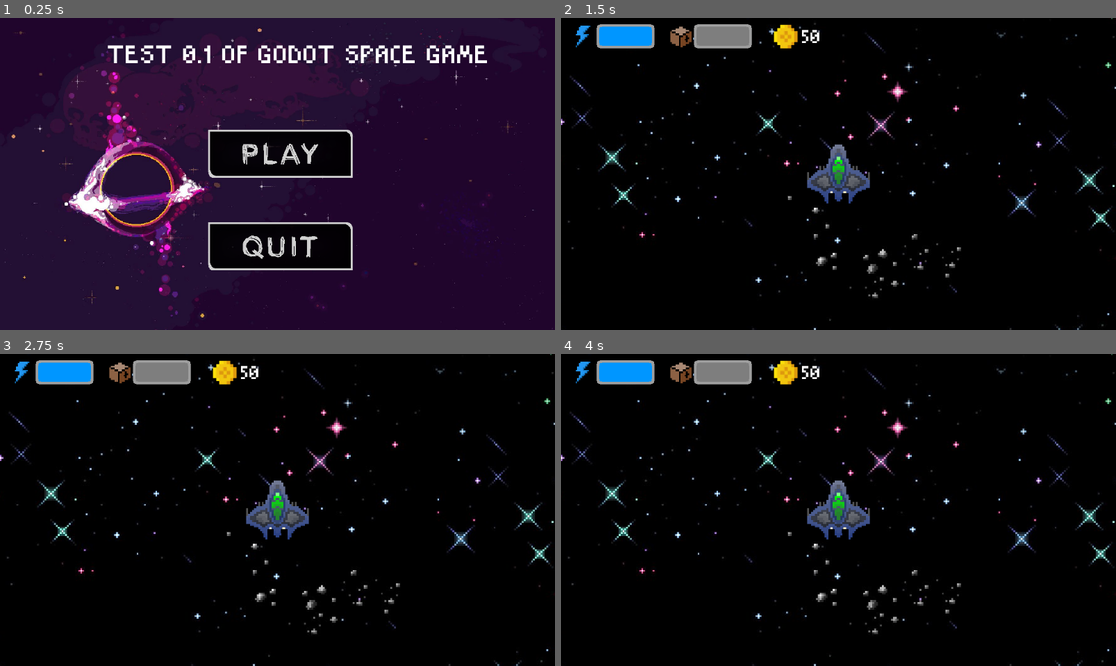
Above: before the commit, frames 1-4 (two rows, left to right).
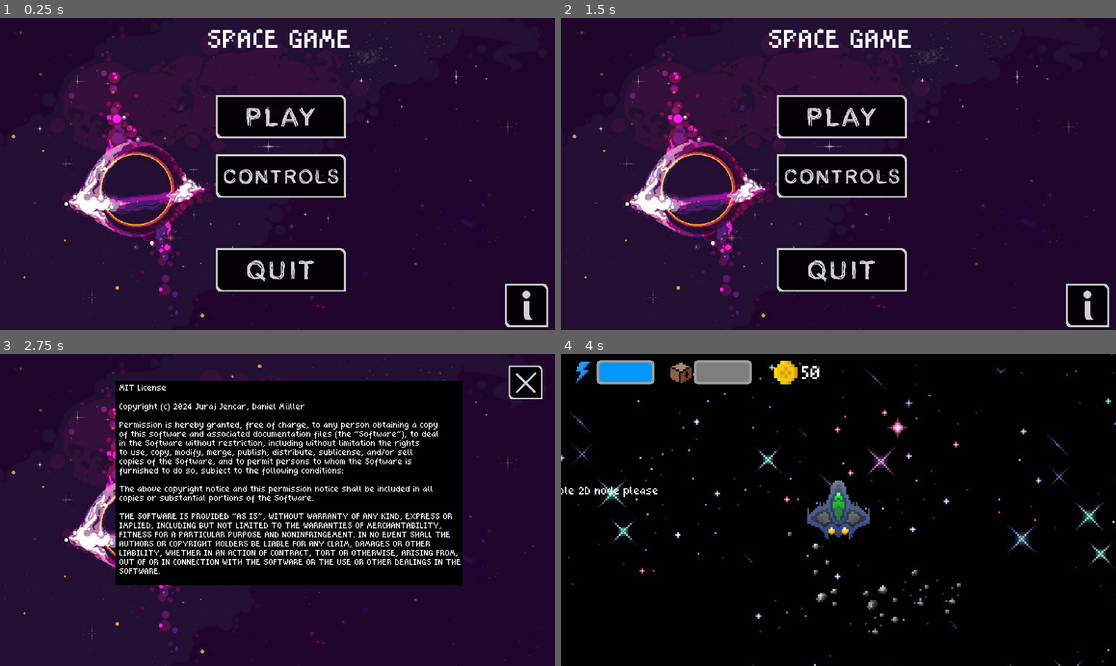
Above: after the commit, the same moments.

Repository: George-Doge/Space_game_godot
Game: Godot game, scene res://scenes/menu.tscn
Same seed, same stepped clock (60 frames per second), same inputs: the game is played once before the commit and once after it.
Inputs (mouse positions are in pixels of both pictures, inside the frame that each line leads up to):
- Up to frame 1 (0.25 s): no input
- Up to frame 2 (1.5 s): click (844, 177) at 0.52 s; click (1088, 46) at 1.27 s
- Up to frame 3 (2.75 s): click (527, 641) at 2.02 s
- Up to frame 4 (4 s): click (1088, 382) at 2.77 s; click (844, 453) at 3.52 s

The runs differ from the first frame. In frame 1, 15% of the frame differs, in the area x 19-99%, y 3-100%; in frame 2, 93%, in the area x 0-100%, y 0-100%; in frame 3, 68%; in frame 4, 0.2%.

Commit message:
added main menu

Diff:
--- a/project.godot
+++ b/project.godot
@@ -10,7 +10,7 @@
 
 [application]
 
-config/name="Space_game"
+config/name="Space Game"
 run/main_scene="res://scenes/menu.tscn"
 config/features=PackedStringArray("4.3", "Mobile")
 config/icon="res://icon.svg"
--- a/scenes/game.tscn
+++ b/scenes/game.tscn
@@ -35,38 +35,9 @@
 position_smoothing_enabled = true
 metadata/_edit_lock_ = true
 
-[node name="Label" type="Label" parent="."]
-anchors_preset = 9
-anchor_bottom = 1.0
-offset_left = 12.0
-offset_top = 13.0
-offset_right = 806.0
-offset_bottom = 280.0
-grow_vertical = 2
-theme_override_fonts/font = ExtResource("3_vi1va")
-theme_override_font_sizes/font_size = 50
-text = "TEST 0.1 OF GODOT SPACE GAME
-ESC
-F5/F9
-Movement:
-WASD
-"
-
 [node name="GameManager" type="Node" parent="."]
 unique_name_in_owner = true
 script = ExtResource("4_ddsvd")
-
-[node name="Station" parent="." instance=ExtResource("5_lovqj")]
-position = Vector2(296, 496)
-
-[node name="Asteroid" parent="." instance=ExtResource("6_ywbp5")]
-position = Vector2(336, 264)
-
-[node name="Debris" parent="." instance=ExtResource("7_ita1m")]
-position = Vector2(232, 264)
-
-[node name="Laser" parent="." instance=ExtResource("8_pbr08")]
-position = Vector2(416, 272)
 
 [node name="WorldBorder" type="StaticBody2D" parent="."]
 
@@ -88,6 +59,28 @@
 
 [node name="Player_UI" parent="." instance=ExtResource("9_ahu8o")]
 
+[node name="Showcase" type="Node2D" parent="."]
+
+[node name="Station" parent="Showcase" instance=ExtResource("5_lovqj")]
+position = Vector2(296, 496)
+
+[node name="Asteroid" parent="Showcase" instance=ExtResource("6_ywbp5")]
+position = Vector2(336, 264)
+
+[node name="Debris" parent="Showcase" instance=ExtResource("7_ita1m")]
+position = Vector2(232, 264)
+
+[node name="Laser" parent="Showcase" instance=ExtResource("8_pbr08")]
+position = Vector2(416, 272)
+
+[node name="Label" type="Label" parent="Showcase"]
+offset_left = 80.0
+offset_top = 363.0
+offset_right = 558.0
+offset_bottom = 386.0
+theme_override_fonts/font = ExtResource("3_vi1va")
+text = "Objects Showcase, after port delete the whole 2D node please"
+
 [connection signal="credits_change" from="Ship" to="Player_UI" method="_on_ship_credits_change"]
 [connection signal="energy_change" from="Ship" to="Player_UI" method="_on_ship_energy_change"]
 [connection signal="storage_change" from="Ship" to="Player_UI" method="_on_ship_storage_change"]
--- a/scenes/menu.tscn
+++ b/scenes/menu.tscn
@@ -1,12 +1,18 @@
-[gd_scene load_steps=6 format=3 uid="uid://c2i1wyvqwowi4"]
+[gd_scene load_steps=8 format=3 uid="uid://c2i1wyvqwowi4"]
 
 [ext_resource type="Texture2D" uid="uid://b7f1omsoymkjj" path="res://assets/buttons/PlayButton.png" id="1_1jco3"]
 [ext_resource type="Script" path="res://scripts/menu.gd" id="1_6jlu4"]
 [ext_resource type="Texture2D" uid="uid://cye805qgji25w" path="res://assets/background/black_hole.png" id="2_2qkpe"]
 [ext_resource type="Texture2D" uid="uid://cm8seqj8wc4tj" path="res://assets/buttons/QuitButton.png" id="4_wuoru"]
+[ext_resource type="Texture2D" uid="uid://i66wqje46cnu" path="res://assets/buttons/ControlsButton.png" id="5_4ek2t"]
 [ext_resource type="FontFile" uid="uid://c4c7awnpvvdux" path="res://assets/fonts/quaver.ttf" id="5_hfo6y"]
+[ext_resource type="Texture2D" uid="uid://cxnki5nt2d1ch" path="res://assets/buttons/InfoSquareButton.png" id="6_mui1m"]
 
-[node name="Menu" type="Node2D"]
+[node name="Control" type="Control"]
+layout_mode = 3
+anchors_preset = 0
+offset_right = 40.0
+offset_bottom = 40.0
 script = ExtResource("1_6jlu4")
 
 [node name="Sprite2D" type="Sprite2D" parent="."]
@@ -14,33 +20,63 @@
 scale = Vector2(0.601042, 0.6)
 texture = ExtResource("2_2qkpe")
 
-[node name="PlayButton" type="TextureButton" parent="."]
-offset_left = 432.0
-offset_top = 232.0
-offset_right = 1032.0
-offset_bottom = 432.0
-scale = Vector2(0.5, 0.5)
+[node name="VBoxContainer" type="VBoxContainer" parent="."]
+layout_mode = 0
+offset_left = 448.0
+offset_top = 160.0
+offset_right = 1048.0
+offset_bottom = 1067.0
+scale = Vector2(0.45, 0.45)
+
+[node name="PlayButton" type="TextureButton" parent="VBoxContainer"]
+layout_mode = 2
+size_flags_vertical = 3
+tooltip_text = "Play the game!"
 texture_normal = ExtResource("1_1jco3")
 
-[node name="QuitButton" type="TextureButton" parent="."]
-offset_left = 432.0
-offset_top = 424.0
-offset_right = 1032.0
-offset_bottom = 624.0
-scale = Vector2(0.5, 0.5)
+[node name="ControlsButton" type="TextureButton" parent="VBoxContainer"]
+layout_mode = 2
+size_flags_vertical = 10
+size_flags_stretch_ratio = 1.2
+tooltip_text = "Shows controls"
+texture_normal = ExtResource("5_4ek2t")
+
+[node name="QuitButton" type="TextureButton" parent="VBoxContainer"]
+layout_mode = 2
+size_flags_vertical = 10
+size_flags_stretch_ratio = 2.0
+tooltip_text = "Quits Game"
 texture_normal = ExtResource("4_wuoru")
 
 [node name="Label" type="Label" parent="."]
+layout_mode = 1
 anchors_preset = 9
 anchor_bottom = 1.0
-offset_left = 224.0
-offset_top = 56.0
-offset_right = 1018.0
-offset_bottom = 269.0
+offset_left = 432.0
+offset_top = 24.0
+offset_right = 738.0
+offset_bottom = 90.0
 grow_vertical = 2
 theme_override_fonts/font = ExtResource("5_hfo6y")
 theme_override_font_sizes/font_size = 50
-text = "TEST 0.1 OF GODOT SPACE GAME"
+text = "SPACE GAME"
 
-[connection signal="pressed" from="PlayButton" to="." method="_on_play_button_pressed"]
-[connection signal="pressed" from="QuitButton" to="." method="_on_quit_button_pressed"]
+[node name="LicenseButton" type="TextureButton" parent="."]
+layout_mode = 0
+offset_left = 1048.0
+offset_top = 552.0
+offset_right = 1248.0
+offset_bottom = 752.0
+scale = Vector2(0.45, 0.45)
+tooltip_text = "License"
+texture_normal = ExtResource("6_mui1m")
+
+[node name="Container" type="Container" parent="."]
+layout_mode = 0
+offset_right = 40.0
+offset_bottom = 40.0
+
+[connection signal="pressed" from="VBoxContainer/PlayButton" to="." method="_on_play_button_pressed"]
+[connection signal="pressed" from="VBoxContainer/ControlsButton" to="." method="_on_controls_button_pressed"]
+[connection signal="pressed" from="VBoxContainer/QuitButton" to="." method="_on_quit_button_pressed"]
+[connection signal="pressed" from="LicenseButton" to="." method="_on_texture_button_pressed"]
--- /dev/null
+++ b/scenes/menu_scenes/controls.tscn
@@ -0,0 +1,53 @@
+[gd_scene load_steps=5 format=3 uid="uid://ks3awb1omhsg"]
+
+[ext_resource type="Script" path="res://scripts/controls.gd" id="1_khnuw"]
+[ext_resource type="Texture2D" uid="uid://cye805qgji25w" path="res://assets/background/black_hole.png" id="2_0tix3"]
+[ext_resource type="Texture2D" uid="uid://carvndjmg83op" path="res://assets/buttons/XSquareButton.png" id="3_vqgl6"]
+[ext_resource type="FontFile" uid="uid://c4c7awnpvvdux" path="res://assets/fonts/quaver.ttf" id="4_xagut"]
+
+[node name="Controls" type="Control"]
+layout_mode = 3
+anchors_preset = 15
+anchor_right = 1.0
+anchor_bottom = 1.0
+grow_horizontal = 2
+grow_vertical = 2
+script = ExtResource("1_khnuw")
+
+[node name="Sprite2D" type="Sprite2D" parent="."]
+position = Vector2(575, 324)
+scale = Vector2(0.601042, 0.6)
+texture = ExtResource("2_0tix3")
+
+[node name="ColorRect" type="ColorRect" parent="."]
+offset_left = 464.0
+offset_top = 168.0
+offset_right = 720.0
+offset_bottom = 328.0
+color = Color(0, 0, 0, 1)
+
+[node name="Label" type="Label" parent="ColorRect"]
+offset_left = 16.0
+offset_top = 8.0
+offset_right = 238.0
+offset_bottom = 152.0
+theme_override_fonts/font = ExtResource("4_xagut")
+text = "CONTROLS
+
+WASD - MOVEMENT
+Mouse-direction
+Right Button - Shoot
+E - Interact
+F5/F9-save/load"
+horizontal_alignment = 1
+
+[node name="TextureButton" type="TextureButton" parent="."]
+offset_left = 1056.0
+offset_top = 24.0
+offset_right = 1256.0
+offset_bottom = 224.0
+scale = Vector2(0.35, 0.35)
+tooltip_text = "Return to menu"
+texture_normal = ExtResource("3_vqgl6")
+
+[connection signal="pressed" from="TextureButton" to="." method="_on_texture_button_pressed"]
--- /dev/null
+++ b/scenes/menu_scenes/license.tscn
@@ -0,0 +1,69 @@
+[gd_scene load_steps=5 format=3 uid="uid://bplq5gvfupcsw"]
+
+[ext_resource type="Texture2D" uid="uid://carvndjmg83op" path="res://assets/buttons/XSquareButton.png" id="1_4mgaw"]
+[ext_resource type="Script" path="res://scripts/license.gd" id="1_af53l"]
+[ext_resource type="Texture2D" uid="uid://cye805qgji25w" path="res://assets/background/black_hole.png" id="2_ef3k6"]
+[ext_resource type="FontFile" uid="uid://c4c7awnpvvdux" path="res://assets/fonts/quaver.ttf" id="2_tbamq"]
+
+[node name="License" type="Control"]
+layout_mode = 3
+anchors_preset = 15
+anchor_right = 1.0
+anchor_bottom = 1.0
+grow_horizontal = 2
+grow_vertical = 2
+script = ExtResource("1_af53l")
+
+[node name="Sprite2D" type="Sprite2D" parent="."]
+position = Vector2(575, 324)
+scale = Vector2(0.601042, 0.6)
+texture = ExtResource("2_ef3k6")
+
+[node name="ColorRect" type="ColorRect" parent="."]
+layout_mode = 0
+offset_left = 240.0
+offset_top = 56.0
+offset_right = 960.0
+offset_bottom = 480.0
+color = Color(0, 0, 0, 1)
+
+[node name="Label" type="Label" parent="ColorRect"]
+layout_mode = 0
+offset_left = 8.0
+offset_top = 8.0
+offset_right = 718.0
+offset_bottom = 411.0
+theme_override_fonts/font = ExtResource("2_tbamq")
+text = "MIT License
+
+Copyright (c) 2024 Juraj Jencar, Daniel Müller
+
+Permission is hereby granted, free of charge, to any person obtaining a copy
+of this software and associated documentation files (the \"Software\"), to deal
+in the Software without restriction, including without limitation the rights
+to use, copy, modify, merge, publish, distribute, sublicense, and/or sell
+copies of the Software, and to permit persons to whom the Software is
+furnished to do so, subject to the following conditions:
+
+The above copyright notice and this permission notice shall be included in all
+copies or substantial portions of the Software.
+
+THE SOFTWARE IS PROVIDED \"AS IS\", WITHOUT WARRANTY OF ANY KIND, EXPRESS OR
+IMPLIED, INCLUDING BUT NOT LIMITED TO THE WARRANTIES OF MERCHANTABILITY,
+FITNESS FOR A PARTICULAR PURPOSE AND NONINFRINGEMENT. IN NO EVENT SHALL THE
+AUTHORS OR COPYRIGHT HOLDERS BE LIABLE FOR ANY CLAIM, DAMAGES OR OTHER
+LIABILITY, WHETHER IN AN ACTION OF CONTRACT, TORT OR OTHERWISE, ARISING FROM,
+OUT OF OR IN CONNECTION WITH THE SOFTWARE OR THE USE OR OTHER DEALINGS IN THE
+SOFTWARE."
+
+[node name="TextureButton" type="TextureButton" parent="."]
+layout_mode = 0
+offset_left = 1056.0
+offset_top = 24.0
+offset_right = 1256.0
+offset_bottom = 224.0
+scale = Vector2(0.35, 0.35)
+tooltip_text = "Return to menu"
+texture_normal = ExtResource("1_4mgaw")
+
+[connection signal="pressed" from="TextureButton" to="." method="_on_texture_button_pressed"]
--- /dev/null
+++ b/scripts/controls.gd
@@ -0,0 +1,6 @@
+extends Control
+
+
+
+func _on_texture_button_pressed() -> void:
+	get_tree().change_scene_to_file("res://scenes/menu.tscn")
--- /dev/null
+++ b/scripts/license.gd
@@ -0,0 +1,5 @@
+extends Control
+
+
+func _on_texture_button_pressed() -> void:
+	get_tree().change_scene_to_file("res://scenes/menu.tscn")
--- a/scripts/menu.gd
+++ b/scripts/menu.gd
@@ -1,19 +1,14 @@
-extends Node2D
-
-
-# Called when the node enters the scene tree for the first time.
-func _ready() -> void:
-	pass # Replace with function body.
-
-
-# Called every frame. 'delta' is the elapsed time since the previous frame.
-func _process(delta: float) -> void:
-	pass
+extends Control
 
 
 func _on_play_button_pressed() -> void:
 	get_tree().change_scene_to_file("res://scenes/game.tscn")
 
+func _on_controls_button_pressed() -> void:
+	get_tree().change_scene_to_file("res://scenes/menu_scenes/controls.tscn")
+
+func _on_texture_button_pressed() -> void:
+	get_tree().change_scene_to_file("res://scenes/menu_scenes/license.tscn")
 
 func _on_quit_button_pressed() -> void:
 	get_tree().quit()
